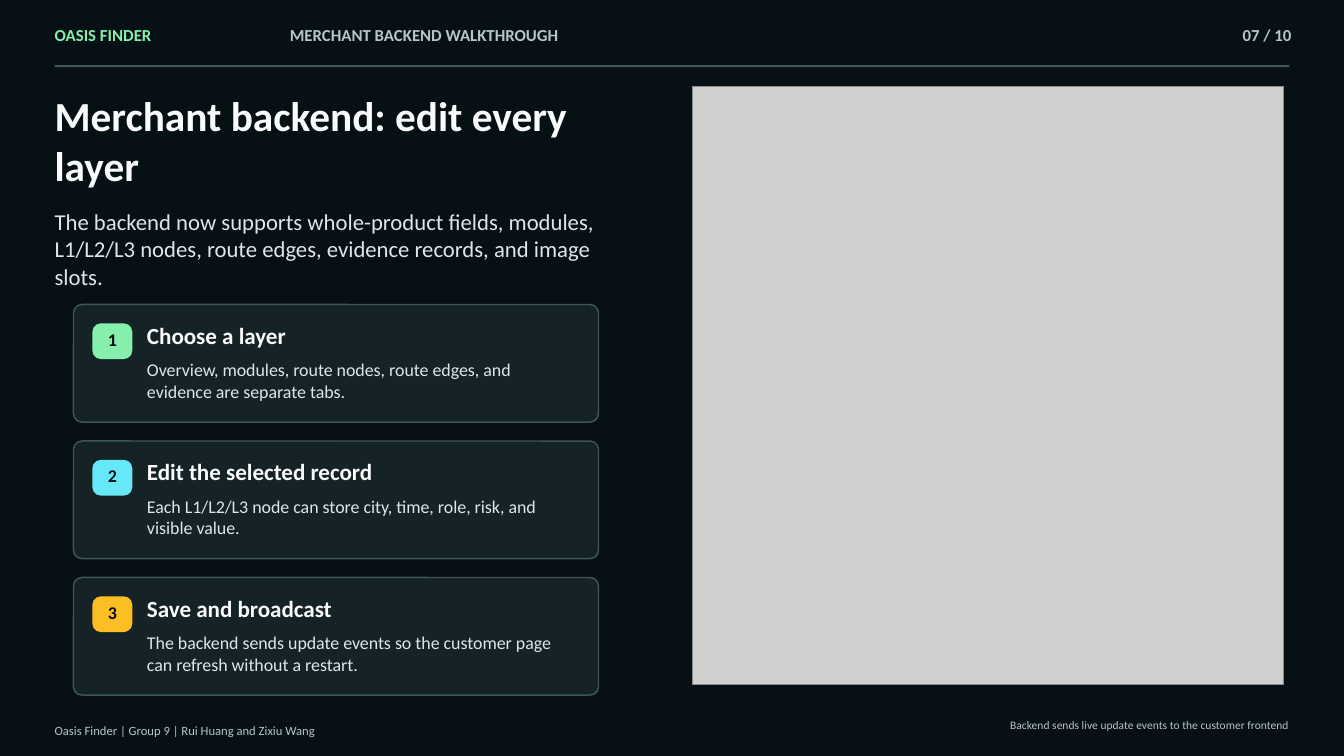
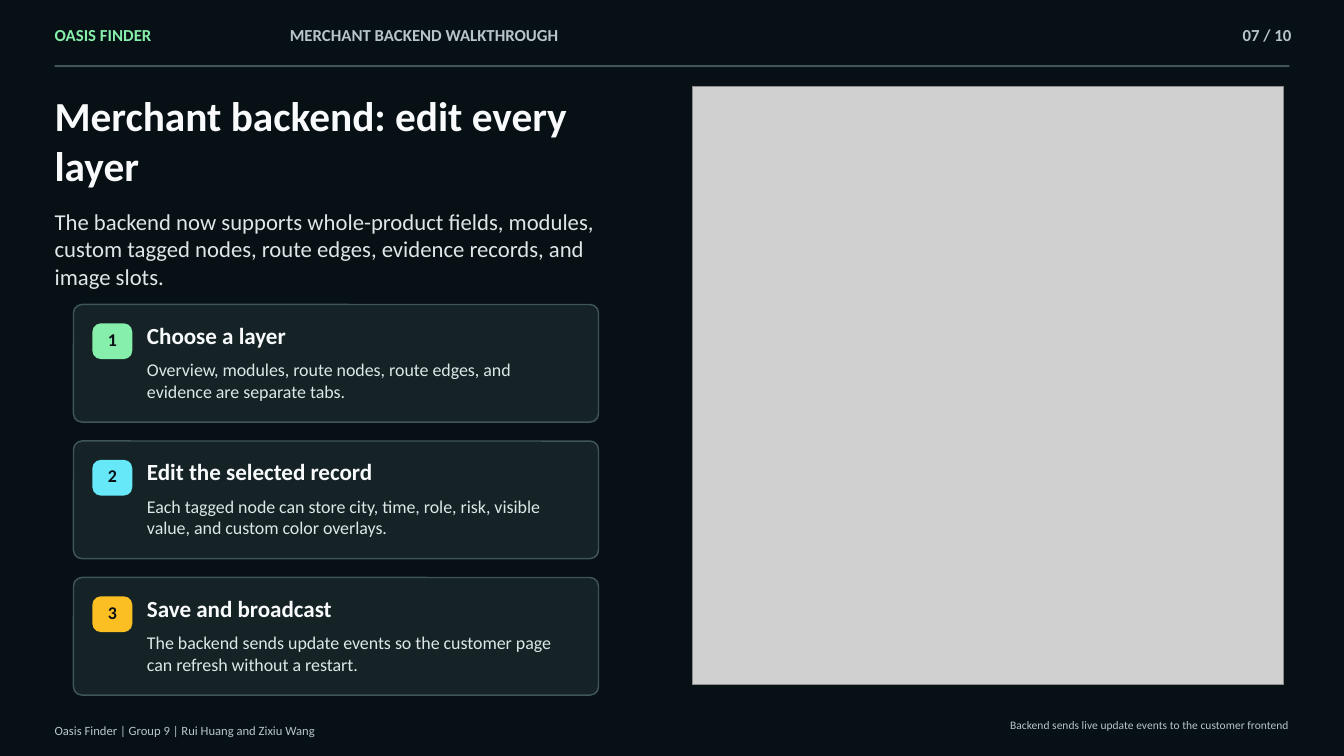
Before and after one commit to 3351666087/Oasis-Finder, a slide deck: slide 7 of outputs/oasis-finder-group9-ent105tc-bilingual-v4/output.pptx. Drawn at 1344x756 pixels with LibreOffice and Linux fonts; fonts in the diff are those of the drawing; grey boxes stand for pictures. Boxes give left, top, right and bottom in pixels: in the first picture for what was removed or moved away, otherwise in the second. Text is boxed around its words. In the diff, an @@ line names an element or a change of style, - is before the commit and + after.

```diff
--- a/outputs/oasis-finder-group9-ent105tc-bilingual-v4/output.pptx
+++ b/outputs/oasis-finder-group9-ent105tc-bilingual-v4/output.pptx
@@ text at [55,214,594,289]: text changed @@
-The backend now supports whole-product fields, modules, L1/L2/L3 nodes, route edges, evidence records, and image slots.
+The backend now supports whole-product fields, modules, custom tagged nodes, route edges, evidence records, and image slots.
@@ text at [147,500,540,537]: text changed @@
-Each L1/L2/L3 node can store city, time, role, risk, and visible value.
+Each tagged node can store city, time, role, risk, visible value, and custom color overlays.
```
Also in this commit, not shown: 3 other slides changed, 1 slide added, 1 slide removed, 7 other files.
